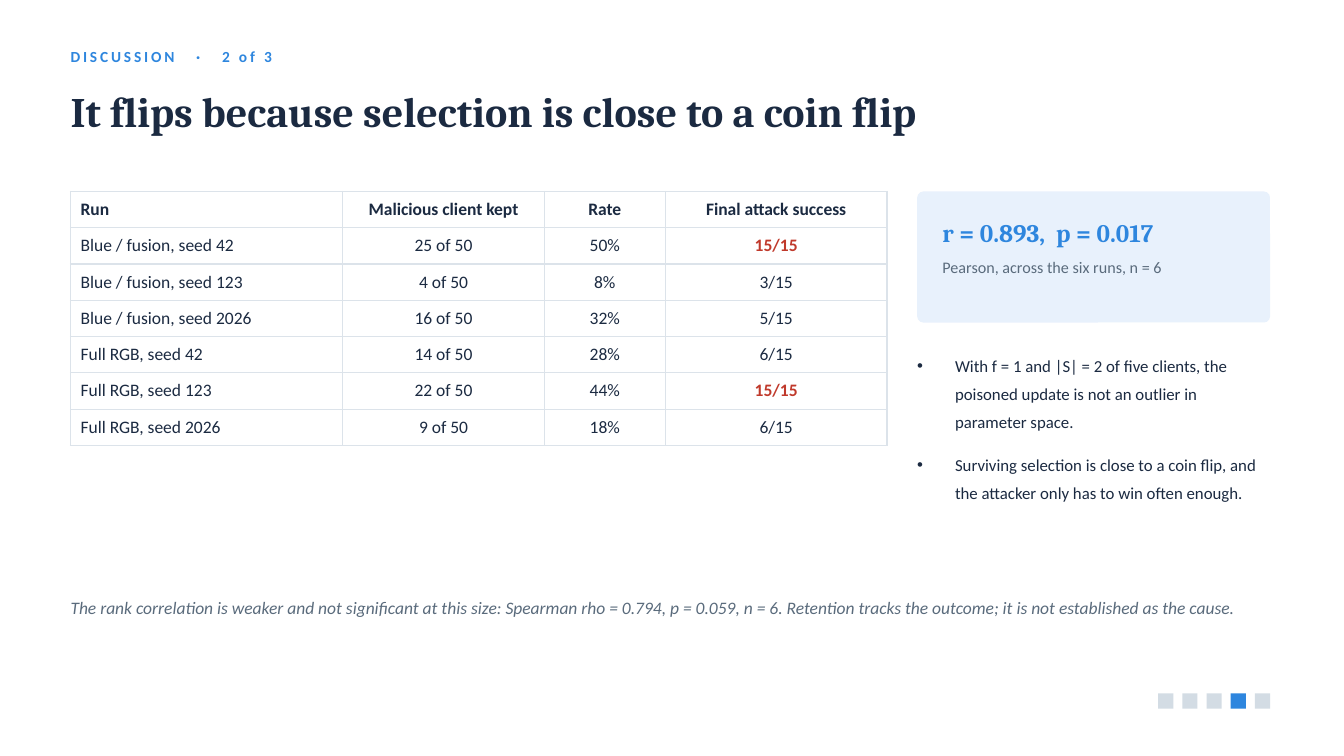
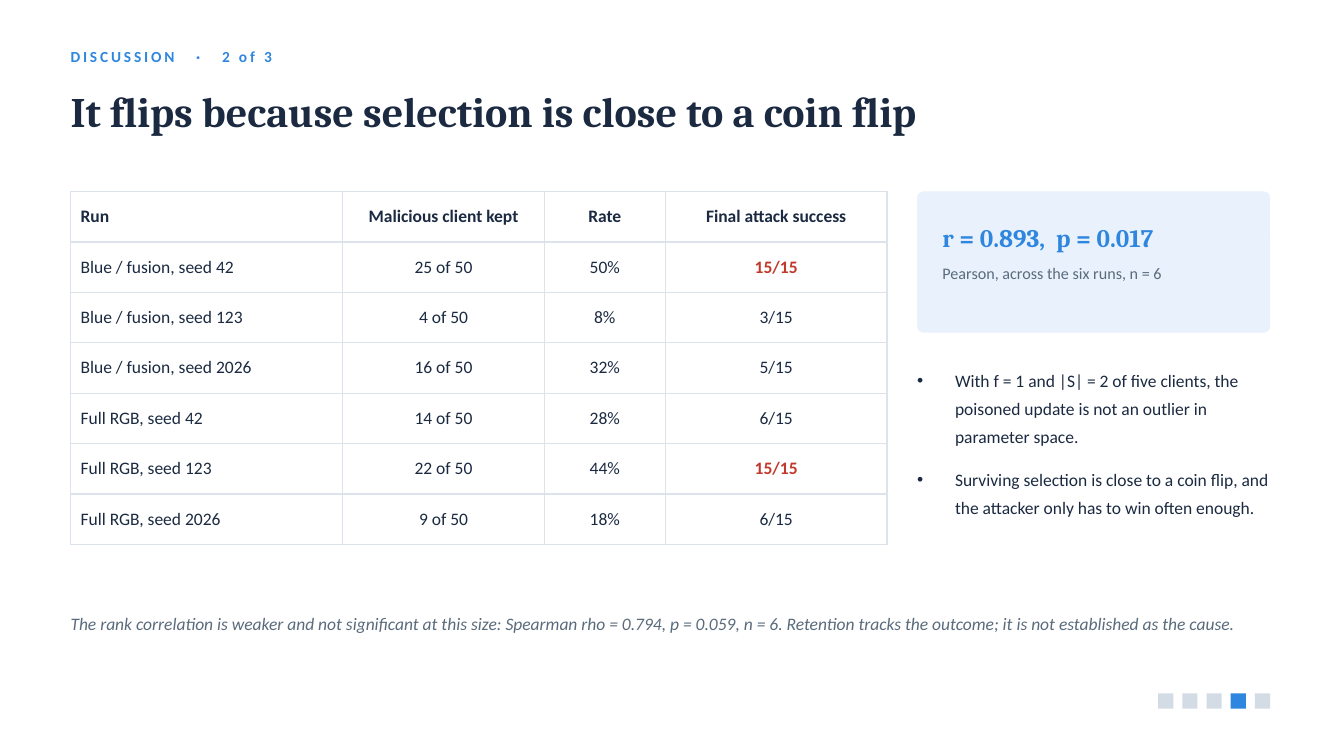
Before and after one commit to jabirmbrok/fl_backdoor_infostealer, a slide deck: slide 15 of slides/iwbis_channel_aware_backdoor.pptx. Drawn at 1344x756 pixels with LibreOffice and Linux fonts; fonts in the diff are those of the drawing. Boxes give left, top, right and bottom in pixels: in the first picture for what was removed or moved away, otherwise in the second. Text is boxed around its words. In the diff, an @@ line names an element or a change of style, - is before the commit and + after.

```diff
--- a/slides/iwbis_channel_aware_backdoor.pptx
+++ b/slides/iwbis_channel_aware_backdoor.pptx
@@ table: place and size @@
-table at <box>71,192,887,439</box>
+table at <box>71,192,887,531</box>
@@ rounded rectangle: place and size @@
-rounded rectangle at <box>918,192,1270,323</box>
+rounded rectangle at <box>918,192,1270,333</box>
@@ rounded rectangle at <box>918,192,1270,333</box>: proportions changed @@
@@ text "r = 0.893, p = ...": place and size @@
-text "r = 0.893, p = ..." at <box>942,225,1154,248</box>
+text "r = 0.893, p = ..." at <box>942,230,1154,253</box>
@@ text "Pearson, across the six runs, ...": place and size @@
-text "Pearson, across the six runs, ..." at <box>942,262,1161,275</box>
+text "Pearson, across the six runs, ..." at <box>942,268,1161,281</box>
@@ text "With f = 1 and ...": place and size @@
-text "With f = 1 and ..." at <box>955,360,1256,502</box>
+text "With f = 1 and ..." at <box>955,374,1269,517</box>
@@ text "With f = 1 and ..." at <box>955,374,1269,517</box>: size 12 to 12.5 pt @@
@@ text "The rank correlation is weaker ...": place and size @@
-text "The rank correlation is weaker ..." at <box>71,602,1234,617</box>
+text "The rank correlation is weaker ..." at <box>71,618,1234,633</box>
```
Also in this commit, not shown: 6 other slides changed, 5 other files.
